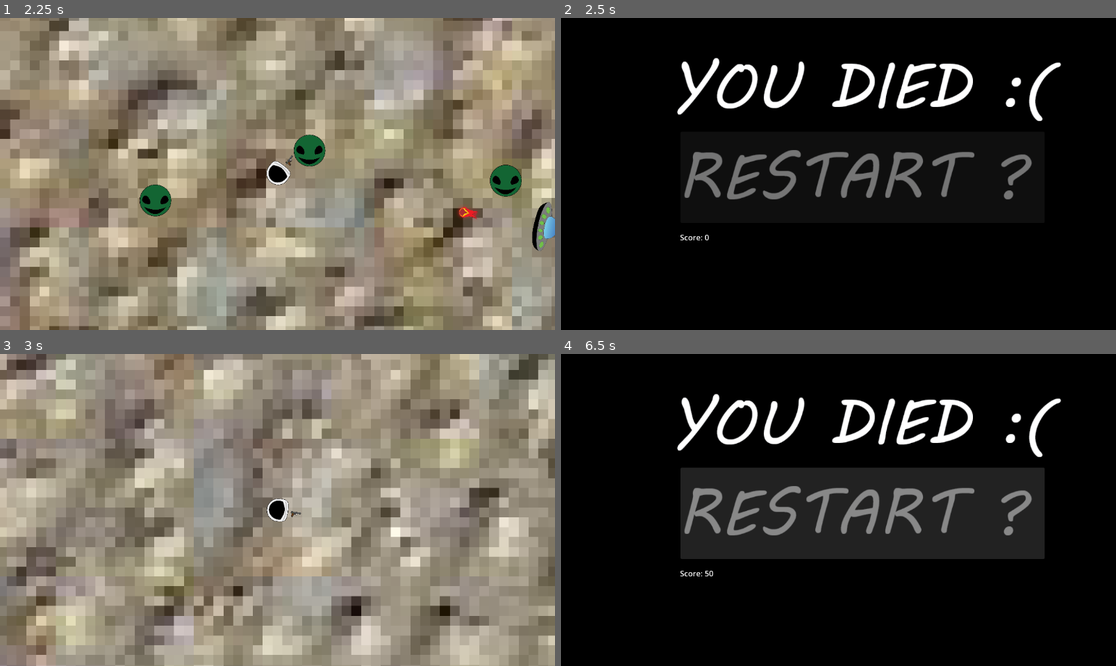
Above: before the commit, frames 1-4 (two rows, left to right).
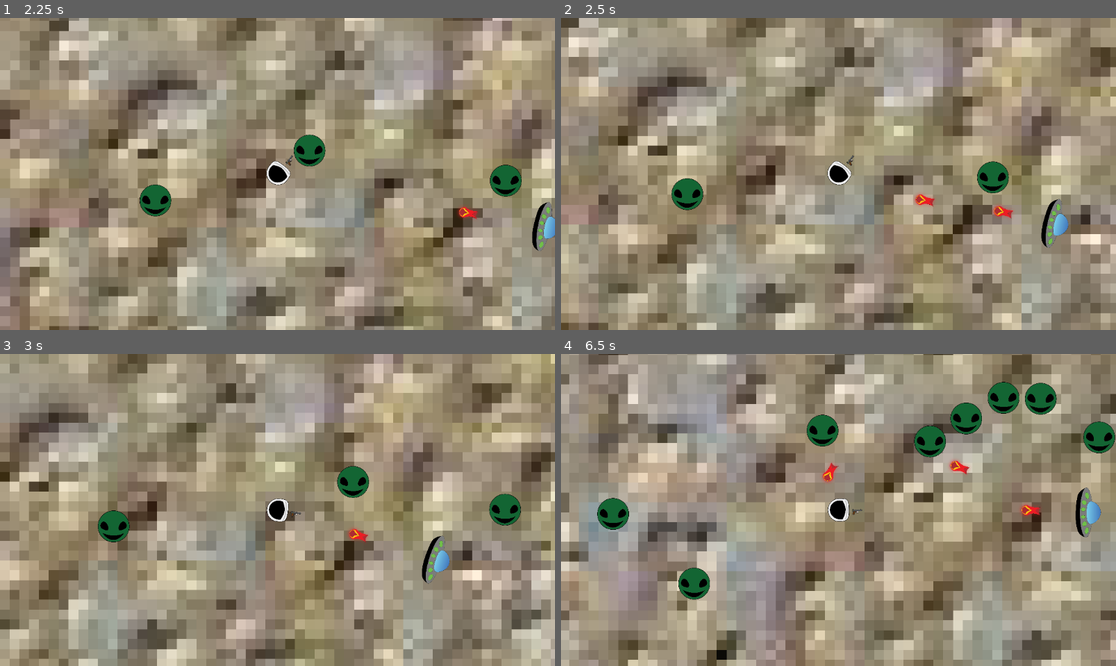
Above: after the commit, the same moments.

Repository: gkdjldgs/Spacegame
Game: Godot game, scene res://scripts/main.tscn
The game is run twice, just before and just after one commit, with the same random seed, the same clock (stepped at 60 frames per second) and the same inputs.
Inputs (mouse positions are in pixels of both pictures, inside the frame that each line leads up to):
- Up to frame 1 (2.25 s): tap Enter at 0.5 s; move the mouse to (399, 158) at 0.52 s; hold D (right) 0.53-1.28 s; click (399, 158) at 0.6 s; move the mouse to (166, 189) at 1.27 s; hold S (down) 1.28-2.03 s; tap Alt at 1.35 s; move the mouse to (333, 105) at 2.02 s; hold D (right) from 2.03 s (still down); tap Shift at 2.1 s
- Up to frame 2 (2.5 s): keep holding D (right)
- Up to frame 3 (3 s): release D (right) at 2.75 s; click (299, 513) at 2.77 s
- Up to frame 4 (6.5 s): move the mouse to (810, 572) at 3.52 s; hold W (up) 3.53-4.28 s; click (810, 572) at 3.6 s; move the mouse to (1005, 556) at 4.27 s; hold A (left) 4.28-5.78 s; tap Alt at 4.35 s; move the mouse to (672, 463) at 5.02 s; tap Shift at 5.1 s; move the mouse to (866, 510) at 5.77 s; hold S (down) from 5.78 s (still down); click (866, 510) at 5.85 s

Frame 1 is identical in both runs. In frame 2, 99% of the frame differs, in the area x 0-100%, y 0-100%; in frame 3, 69%; in frame 4, 98%.

Commit message:
UI
I'm slowly chipping away at adding UI to the game to polish up more, which means starting it with a simple heart.

Diff:
--- /dev/null
+++ b/gui.tscn
@@ -0,0 +1,3 @@
+[gd_scene format=3 uid="uid://b2w8psh5gq154"]
+
+[node name="CanvasLayer" type="CanvasLayer"]
--- a/scripts/autoload.gd
+++ b/scripts/autoload.gd
@@ -13,19 +13,15 @@
 func _on_detection_1_body_entered(body: Node2D) -> void:
 	if body.has_method('player_hit'):
 		spawnlocation = 3
-		print(spawnlocation)
 
 func _on_detection_2_body_entered(body: Node2D) -> void:
 	if body.has_method('player_hit'):
 		spawnlocation = 4
-		print(spawnlocation)
 
 func _on_detection_3_body_entered(body: Node2D) -> void:
 	if body.has_method('player_hit'):
 		spawnlocation = 2
-		print(spawnlocation)
 
 func _on_detection_4_body_entered(body: Node2D) -> void:
 	if body.has_method('player_hit'):
 		spawnlocation = 1
-		print(spawnlocation)
--- a/scripts/player.gd
+++ b/scripts/player.gd
@@ -29,8 +29,12 @@
 		weapon.shoot()
 
 func player_hit():
-	health -= 1
-	print(health)
-	if health == 0:
-		pass
-		get_tree().change_scene_to_file('res://death.tscn')
+	if $Timer.is_stopped():
+		print('sed')
+		health = 1
+		if health == 0:
+			pass
+			get_tree().change_scene_to_file('res://death.tscn')
+	else:
+		$Timer.start()
+		print('sad')
--- a/scripts/player.tscn
+++ b/scripts/player.tscn
@@ -36,3 +36,8 @@
 health = 5
 
 [node name="weapon" parent="." instance=ExtResource("5_2c7ny")]
+
+[node name="Timer" type="Timer" parent="."]
+wait_time = 0.5
+one_shot = true
+autostart = true
Binary file added: images/heart.png
Not shown, added: images/heart.png.import
Binary file added: images/magicpattern-starry-night-1763704149248.png
Not shown, added: images/magicpattern-starry-night-1763704149248.png.import
